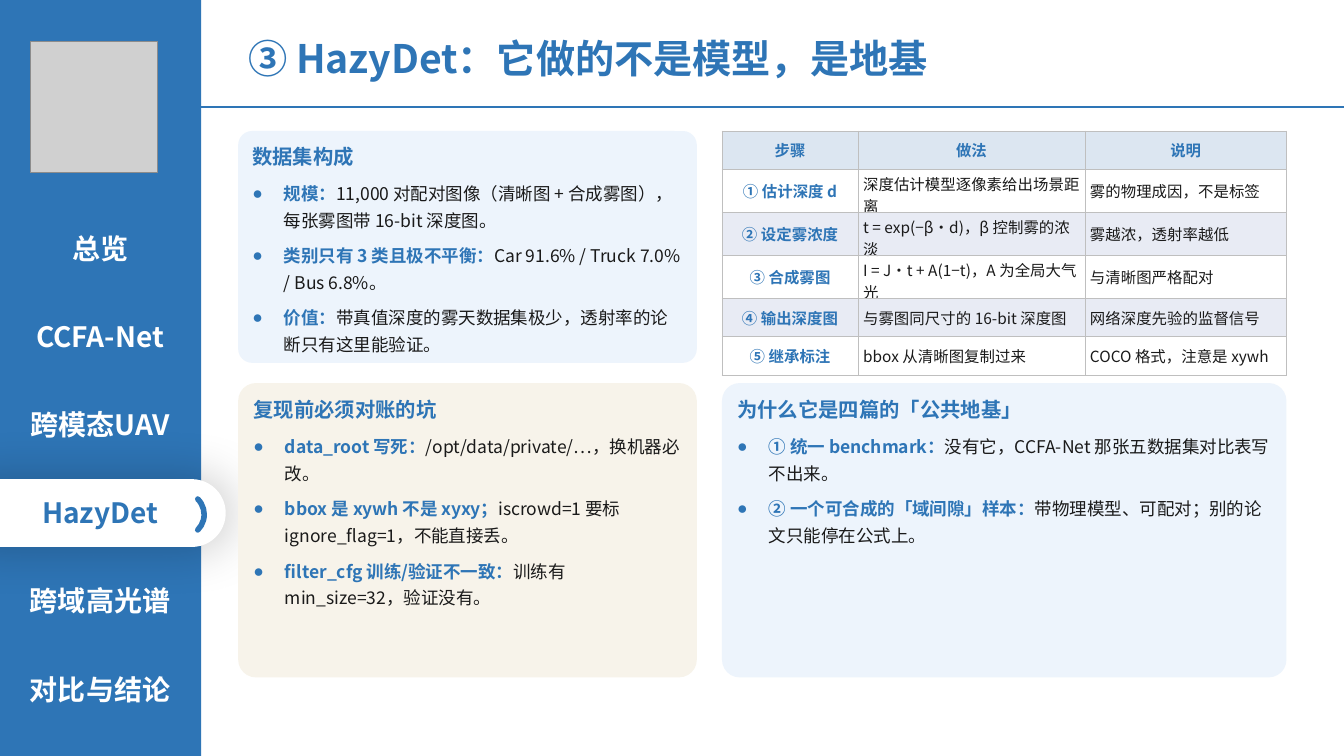
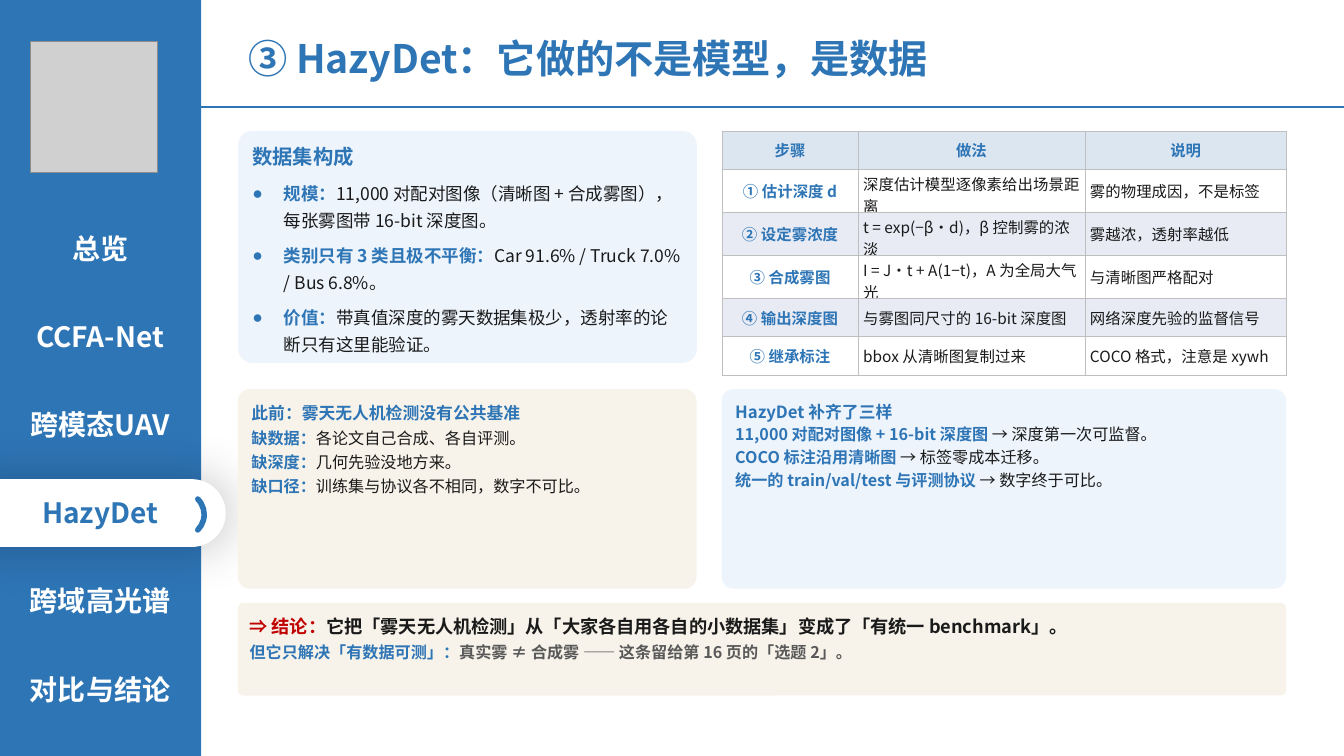
Before and after one commit to 139876/paper-notes, a slide deck: slide 11 of 论文精读/3-HazyDet精读/附件/四篇论文-组会汇报.pptx. Drawn at 1344x756 pixels with LibreOffice and Linux fonts; fonts in the diff are those of the drawing; grey boxes stand for pictures. Boxes give left, top, right and bottom in pixels: in the first picture for what was removed or moved away, otherwise in the second. Text is boxed around its words. In the diff, an @@ line names an element or a change of style, - is before the commit and + after.

```diff
--- a/论文精读/3-HazyDet精读/附件/四篇论文-组会汇报.pptx
+++ b/论文精读/3-HazyDet精读/附件/四篇论文-组会汇报.pptx
@@ text at <box>248,39,927,82</box>: text changed @@
-③ HazyDet：它做的不是模型，是地基
+③ HazyDet：它做的不是模型，是数据
@@ rounded rectangle "此前：雾天无人机检测没有公共基准": place and size @@
-rounded rectangle "此前：雾天无人机检测没有公共基准" at <box>238,383,697,678</box>
+rounded rectangle "此前：雾天无人机检测没有公共基准" at <box>238,389,697,589</box>
@@ rounded rectangle "HazyDet 补齐了三样": place and size @@
-rounded rectangle "HazyDet 补齐了三样" at <box>722,383,1287,678</box>
+rounded rectangle "HazyDet 补齐了三样" at <box>722,389,1287,589</box>
@@ text in rounded rectangle at <box>251,404,590,494</box>: text changed; size 12.5 to 11.5 pt @@
-复现前必须对账的坑
-● data_root 写死：/opt/data/private/…，换机器必改。
-● bbox 是 xywh 不是 xyxy；iscrowd=1 要标 ignore_flag=1，不能直接丢。
-● filter_cfg 训练/验证不一致：训练有 min_size=32，验证没有。
+此前：雾天无人机检测没有公共基准
+缺数据：各论文自己合成、各自评测。
+缺深度：几何先验没地方来。
+缺口径：训练集与协议各不相同，数字不可比。
@@ text in rounded rectangle at <box>735,403,1157,489</box>: text changed; size 12.5 to 11.5 pt; text colour #1A1A1A to #2E75B6; bold on @@
-为什么它是四篇的「公共地基」
-● ① 统一 benchmark：没有它，CCFA-Net 那张五数据集对比表写不出来。
-● ② 一个可合成的「域间隙」样本：带物理模型、可配对；别的论文只能停在公式上。
+HazyDet 补齐了三样
+11,000 对配对图像 + 16-bit 深度图 → 深度第一次可监督。
+COCO 标注沿用清晰图 → 标签零成本迁移。
+统一的 train/val/test 与评测协议 → 数字终于可比。
@@ rounded rectangle added at <box>238,603,1287,696</box>, fill #F7F3EA, 13 pt, text #1A1A1A, bold @@
+⇒ 结论：它把「雾天无人机检测」从「大家各自用各自的小数据集」变成了「有统一 benchmark」。
+但它只解决「有数据可测」：真实雾 ≠ 合成雾 —— 这条留给第 16 页的「选题 2」。
```
Also in this commit, not shown: 12 other slides changed, 1 slide removed.
